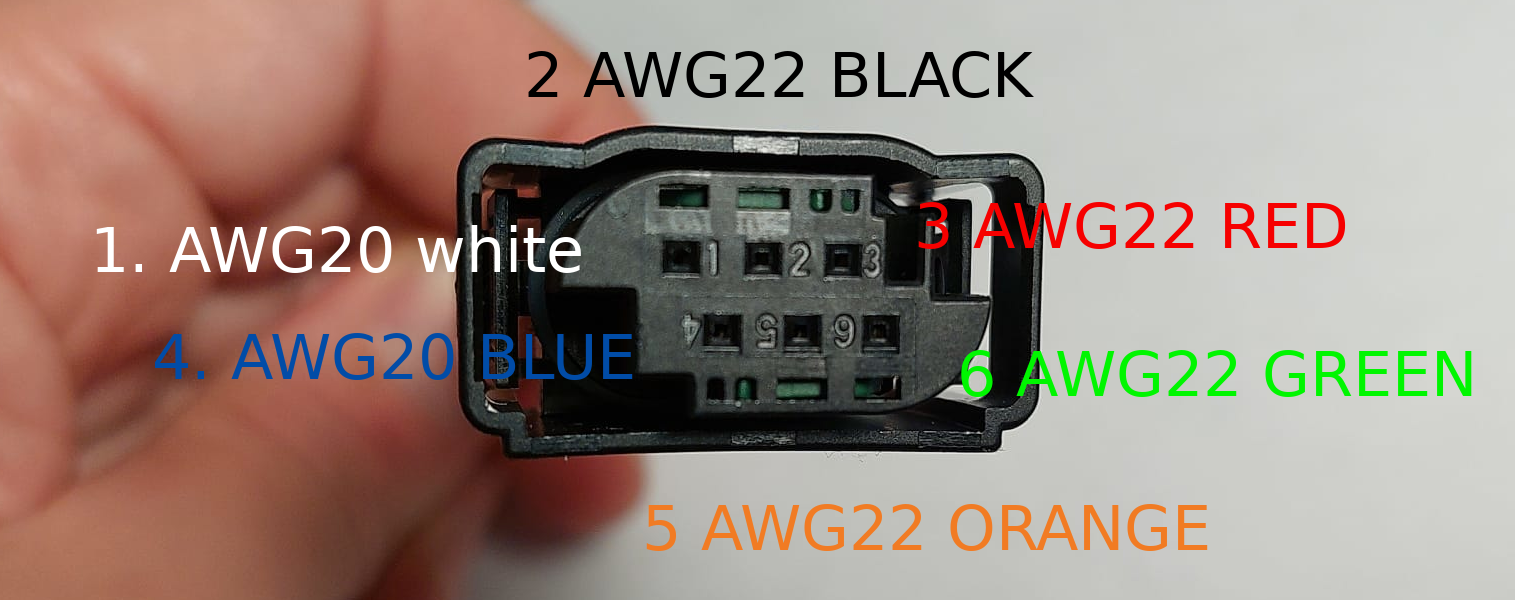
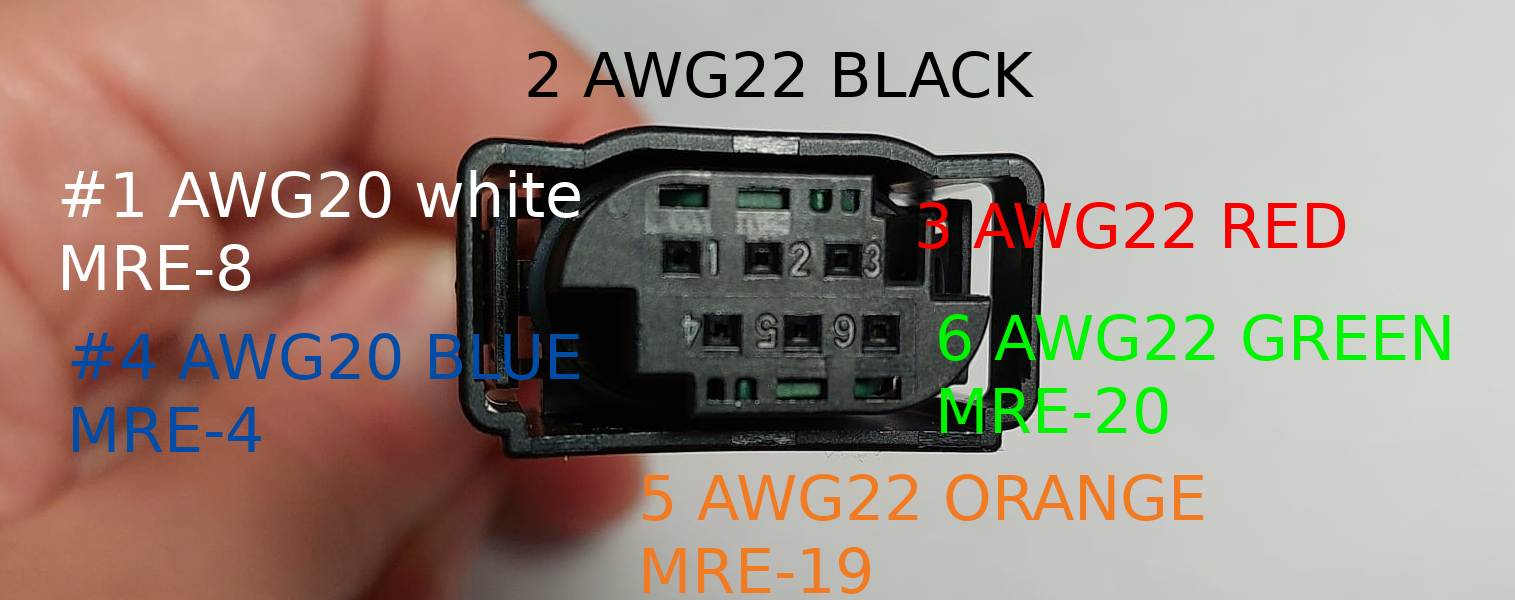
The second 1515×600 image is a revision of the first. Changes to its layers:
renamed "5 AWG22 ORANGE" to "5 AWG22 ORANGE ...", painted on it over [642, 474, 1208, 594]
renamed "6 AWG22 GREEN" to "6 AWG22 GREEN ...", painted on it over [939, 314, 1472, 434]
renamed "4. AWG20 BLUE" to "#4 AWG20 BLUE ...", painted on it over [71, 333, 633, 452]
renamed "1. AWG20 white" to "#1 AWG20 white ...", painted on it over [61, 170, 581, 291]
